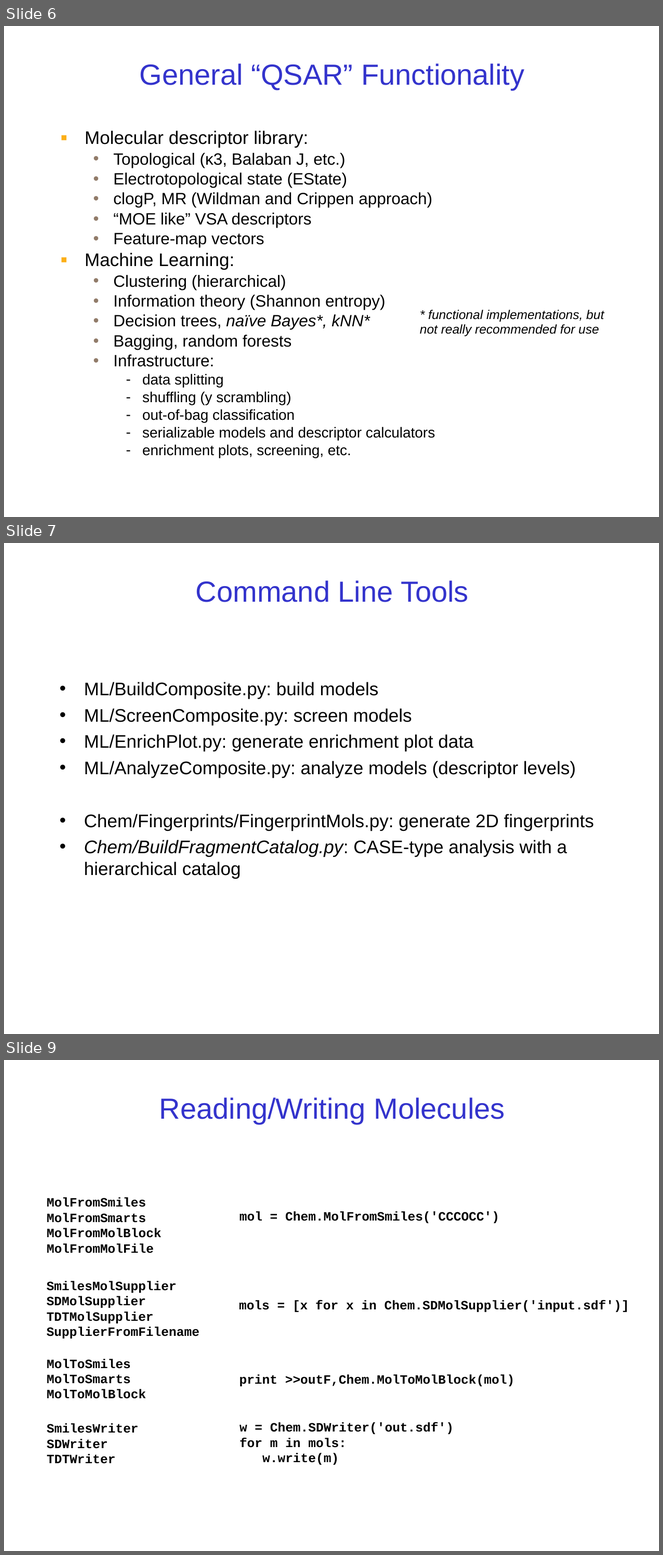
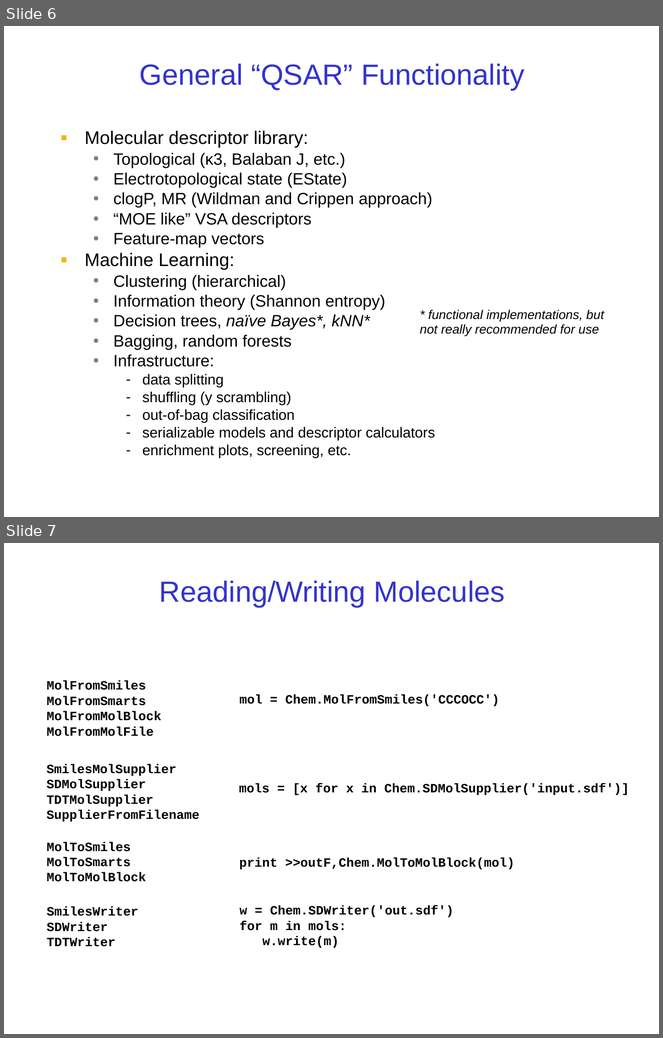
Before and after one commit to rdkit/rdkit-orig, a slide deck: Docs/RDKit_Overview.odp. Shown one above the other, each under a label of ours: slides 6, 7 and 9 before the commit, slides 6 and 7 after it; the slides between them are not shown. The pictures are 663x1555 and 663x1038 pixels, drawn with LibreOffice and Linux fonts; fonts in the diff are those of the drawing. Boxes give left, top, right and bottom in pixels: in the first picture for what was removed or moved away, otherwise in the second. Text is boxed around its words. In the diff, an @@ line names an element or a change of style, - is before the commit and + after.

```diff
--- a/Docs/RDKit_Overview.odp
+++ b/Docs/RDKit_Overview.odp
@@ slide 7 removed at (4,543,659,1034), background #FFFFFF @@
@@ title removed at (196,580,469,602) @@
-Command Line Tools
@@ text removed at (84,682,594,879) @@
-• ML/BuildComposite.py: build models
-• ML/ScreenComposite.py: screen models
-• ML/EnrichPlot.py: generate enrichment plot data
-• ML/AnalyzeComposite.py: analyze models (descriptor levels)
-• Chem/Fingerprints/FingerprintMols.py: generate 2D fingerprints
-• Chem/BuildFragmentCatalog.py: CASE-type analysis with a hierarchical catalog
@@ what was slide 9 is now slide 7 @@
```
Also in this commit, not shown: 2 slides changed, 1 other slide removed, 1 other file.
